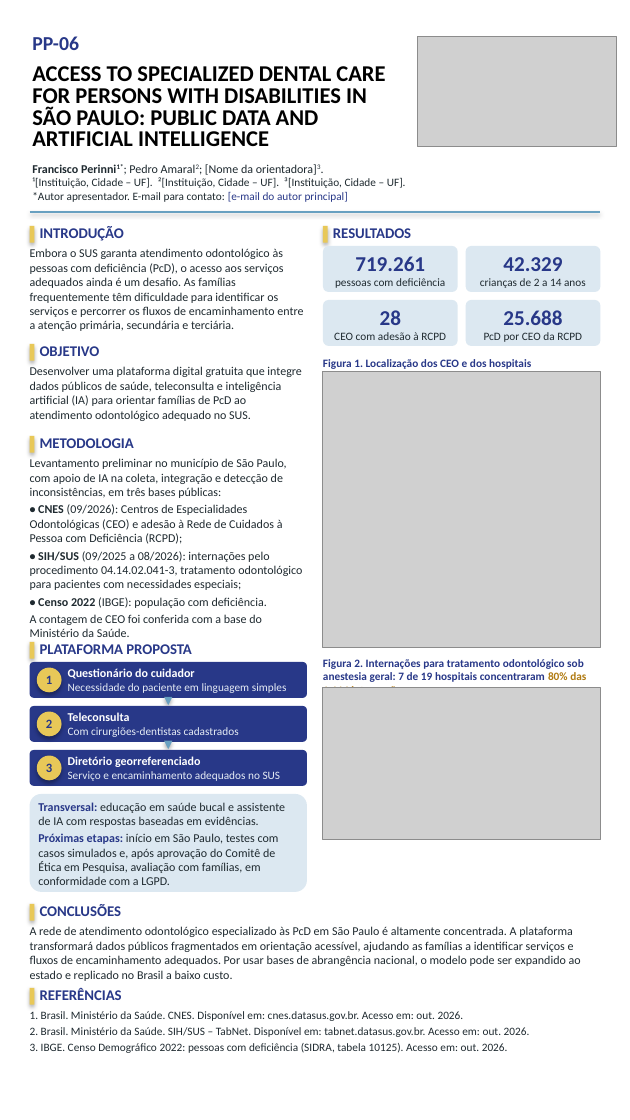
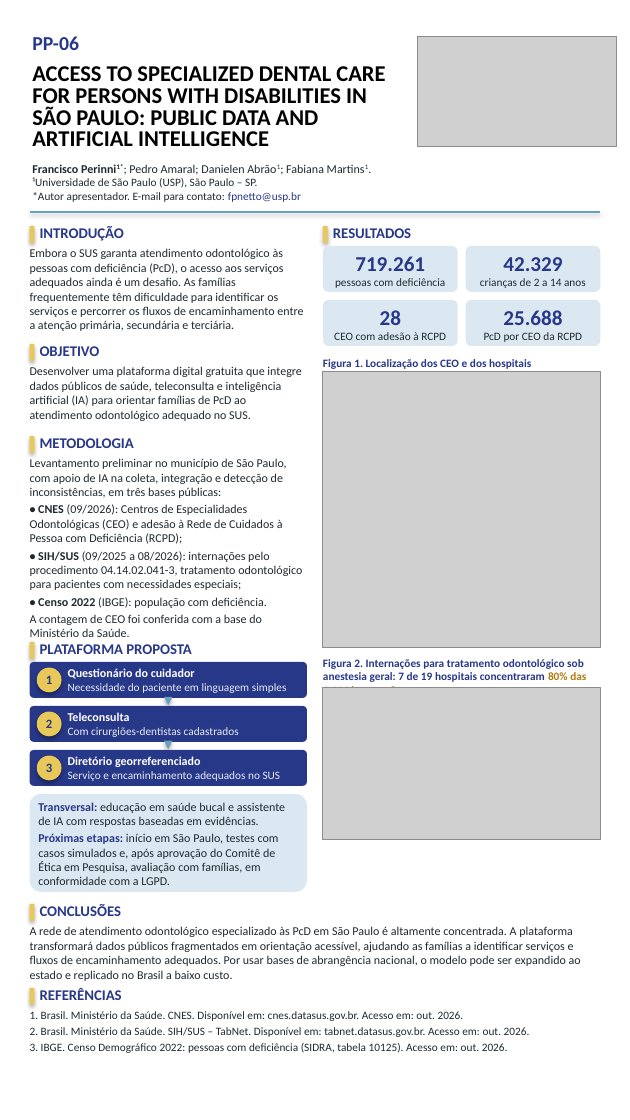
Before and after one commit to pedrocobron-ops/OPNE-dados-p-blicos-do-SUS-e-intelig-ncia-artificial, a slide deck: slide 1 of poster/PP-06_JoCAPE_2026.pptx. Drawn at 630x1120 pixels with LibreOffice and Linux fonts; fonts in the diff are those of the drawing; grey boxes stand for pictures; background and template pictures are left out. Boxes give left, top, right and bottom in pixels: in the first picture for what was removed or moved away, otherwise in the second. Text is boxed around its words. In the diff, an @@ line names an element or a change of style, - is before the commit and + after.

```diff
--- a/poster/PP-06_JoCAPE_2026.pptx
+++ b/poster/PP-06_JoCAPE_2026.pptx
@@ text at (x1=32, y1=164, x2=324, y2=202): text changed @@
-Francisco Perinni1*; Pedro Amaral2; [Nome da orientadora]3.
-¹[Instituição, Cidade – UF]. ²[Instituição, Cidade – UF]. ³[Instituição, Cidade – UF].
-*Autor apresentador. E-mail para contato: [e-mail do autor principal]
+Francisco Perinni1*; Pedro Amaral; Danielen Abrão1; Fabiana Martins1.
+¹Universidade de São Paulo (USP), São Paulo – SP.
+*Autor apresentador. E-mail para contato: fpnetto@usp.br
```
Also in this commit, not shown: 2 other files.
